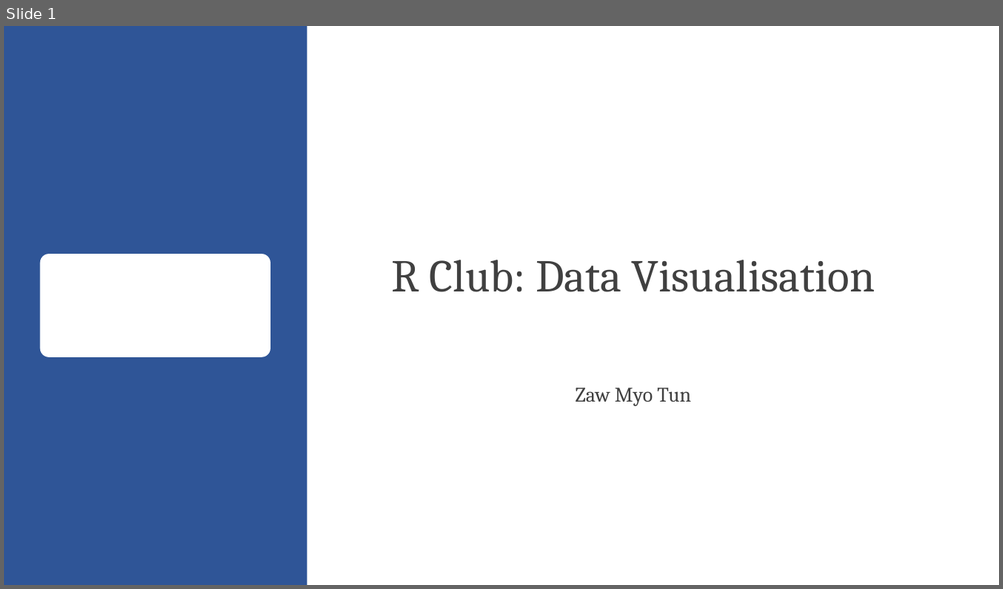
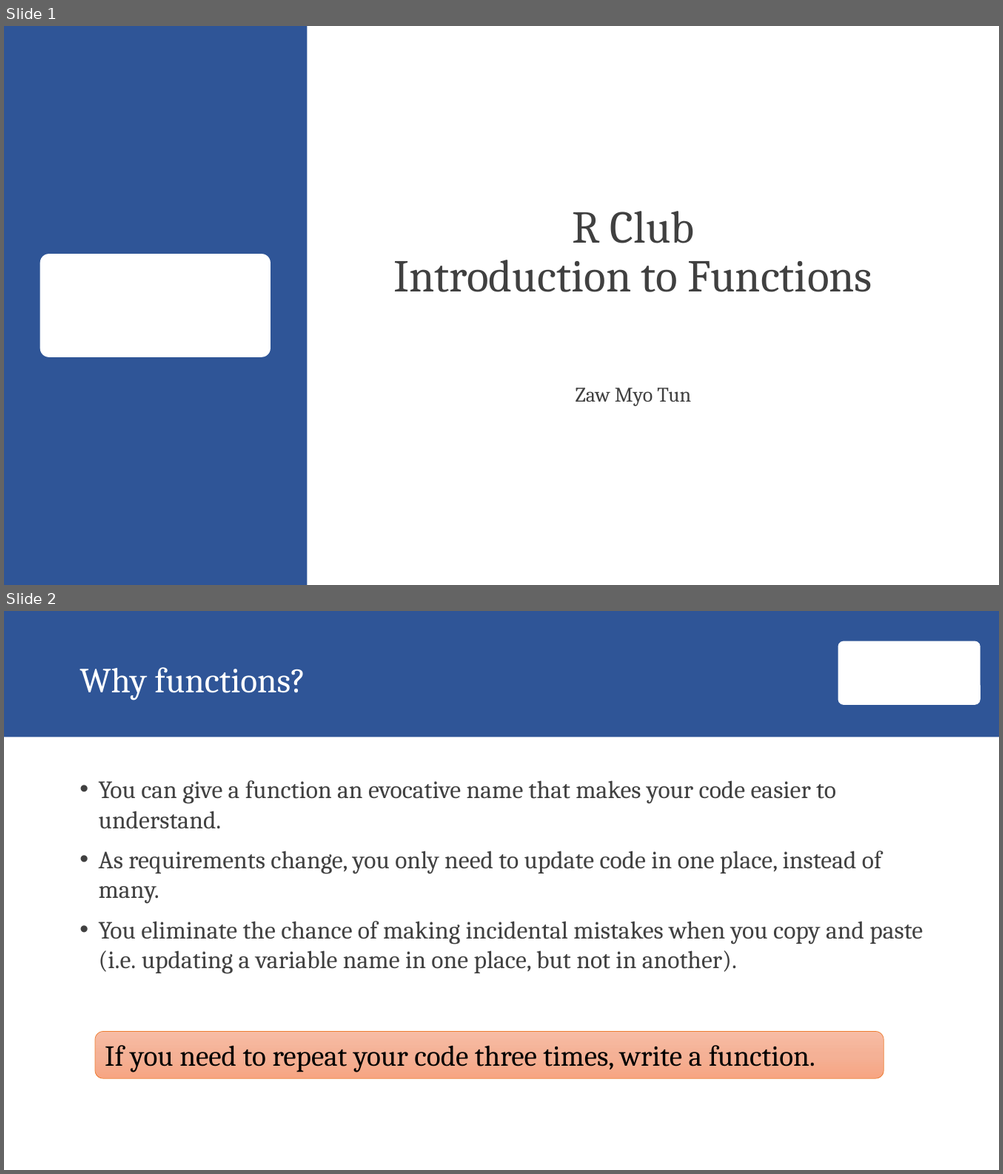
Before and after one commit to zawmtun/r_club, a slide deck: ex/05_functions.pptx. Shown one above the other, each under a label of ours: slide 1 before the commit, slides 1 and 2 after it. The pictures are 1003x589 and 1003x1174 pixels, drawn with LibreOffice and Linux fonts; fonts in the diff are those of the drawing; background and template pictures are left out. Boxes give left, top, right and bottom in pixels: in the first picture for what was removed or moved away, otherwise in the second. Text is boxed around its words. In the diff, an @@ line names an element or a change of style, - is before the commit and + after.

Commit message:
functions and join

```diff
--- a/ex/05_functions.pptx
+++ b/ex/05_functions.pptx
@@ slide 2 added at (x1=4, y1=611, x2=999, y2=1170), background #FFFFFF @@
@@ rectangle added at (x1=4, y1=611, x2=999, y2=737), fill #2F5597 @@
@@ rounded rectangle added at (x1=838, y1=641, x2=981, y2=705), fill #FFFFFF @@
@@ title added at (x1=79, y1=667, x2=305, y2=701), 34 pt, text #FFFFFF @@
+Why functions?
@@ text added at (x1=99, y1=780, x2=922, y2=974), 24 pt, text #404040 @@
+• You can give a function an evocative name that makes your code easier to understand.
+• As requirements change, you only need to update code in one place, instead of many.
+• You eliminate the chance of making incidental mistakes when you copy and paste (i.e. updating a variable name in one place, but not in another).
@@ rounded rectangle added at (x1=95, y1=1032, x2=884, y2=1079), fill gradient #F7BDA5 to #F5B196 to #F8A582, outline #ED7D31 0.5 pt, 28 pt, text #000000 @@
+If you need to repeat your code three times, write a function.
@@ slide 1 changed as well @@
@@ title at (x1=393, y1=211, x2=873, y2=292): text changed @@
-R Club: Data Visualisation
+R Club
+Introduction to Functions
```
Also in this commit, not shown: 2 other slides added, 15 slides removed, 6 other files.
